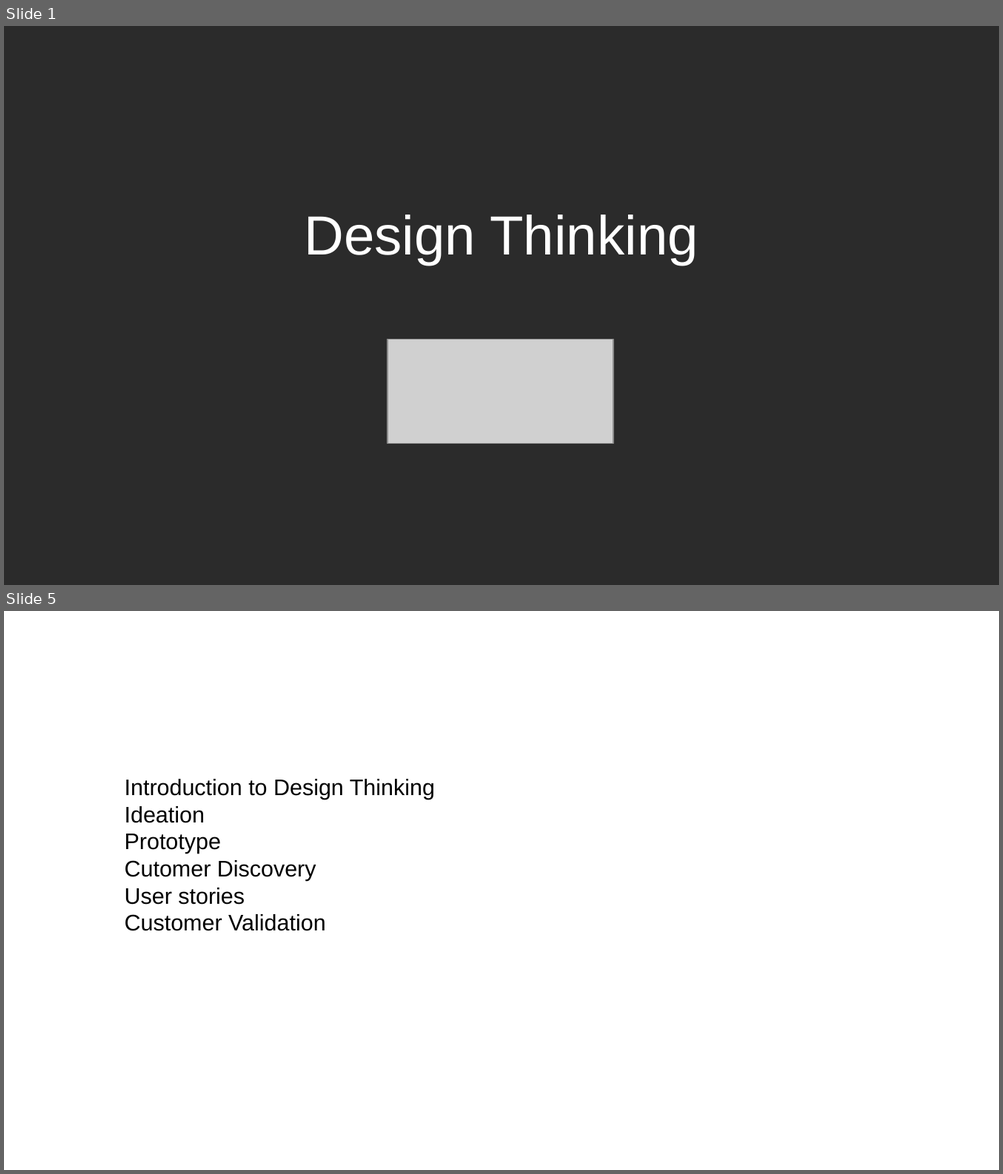
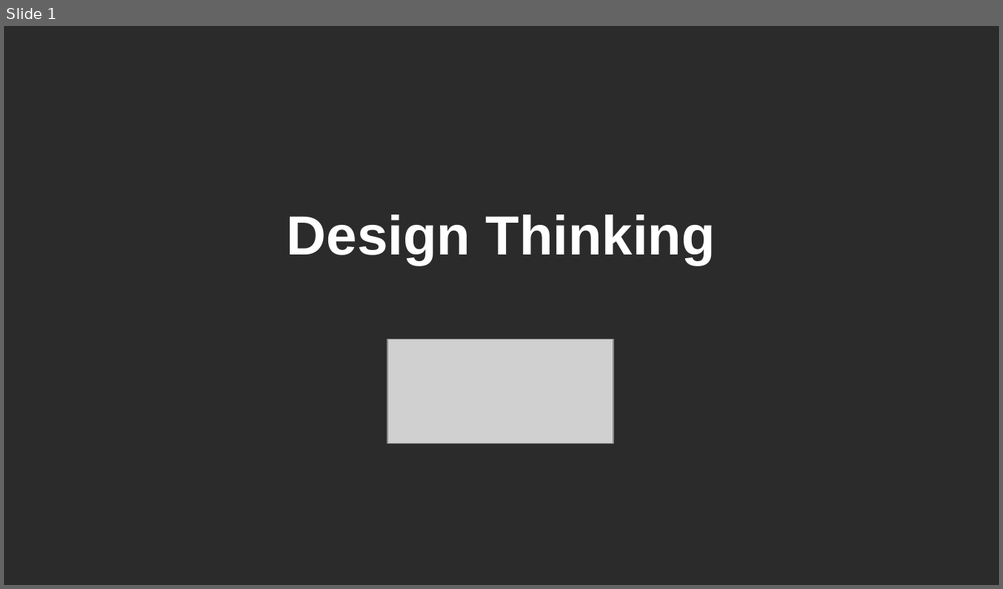
Before and after one commit to jejaksaid/course-flc, a slide deck: design thinking/slide.odp. Shown one above the other, each under a label of ours: slides 1 and 5 before the commit, slide 1 after it; the slides between them are not shown. The pictures are 1003x1174 and 1003x589 pixels, drawn with LibreOffice and Linux fonts; fonts in the diff are those of the drawing; grey boxes stand for pictures; background and template pictures are left out; a plain dark background stands for a picture behind light text. Boxes give left, top, right and bottom in pixels: in the first picture for what was removed or moved away, otherwise in the second. Text is boxed around its words. In the diff, an @@ line names an element or a change of style, - is before the commit and + after.

Commit message:
edited design thinking

```diff
--- a/design thinking/slide.odp
+++ b/design thinking/slide.odp
@@ slide 5 removed at <box>4,611,999,1170</box>, background picture (left out) @@
@@ title removed at <box>54,656,432,750</box> @@
-Course Contents
@@ text removed at <box>125,779,435,931</box> @@
-● Introduction to Design Thinking
-● Ideation
-● Prototype
-● Cutomer Discovery
-● User stories
-● Customer Validation
@@ slide 1 changed as well @@
@@ title "Design Thinking" at <box>287,215,715,265</box>: bold on @@
```
Also in this commit, not shown: 8 slides added, 4 other slides removed, 2 other files.
